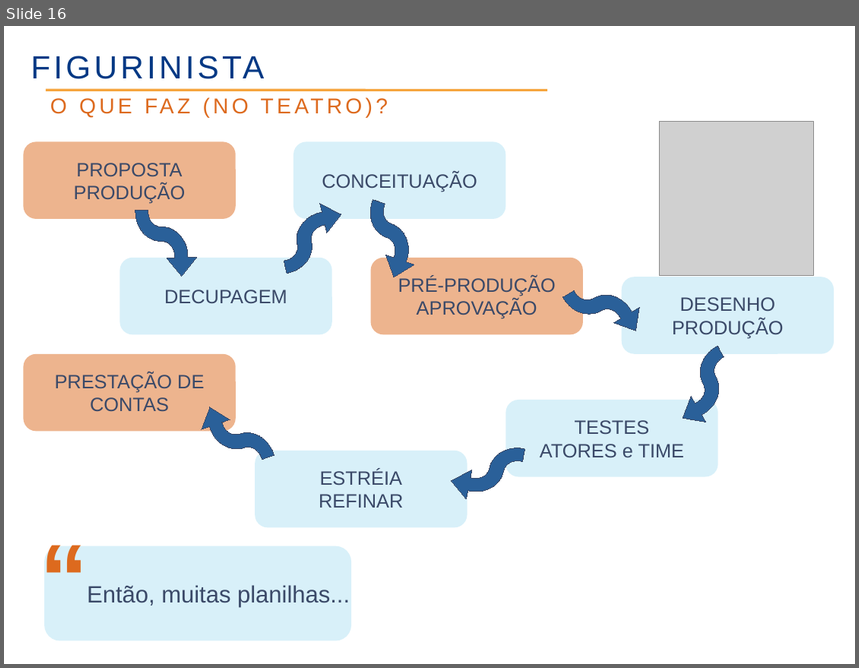
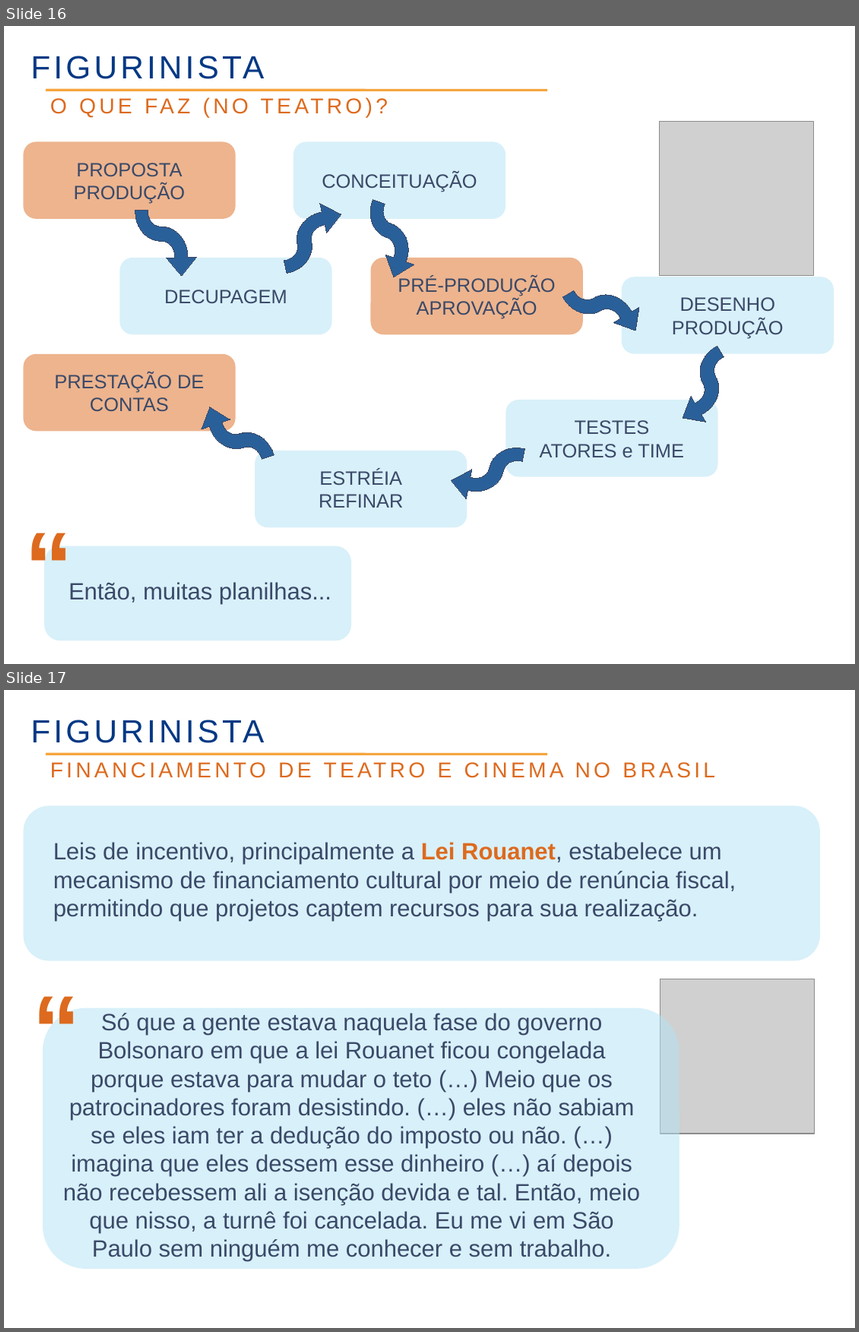
Before and after one commit to rzuquim/pos-rh, a slide deck: 02_abordagens_em_pot/seminario.odp. Shown one above the other, each under a label of ours: slide 16 before the commit, slides 16 and 17 after it. The pictures are 859x668 and 859x1332 pixels, drawn with LibreOffice and Linux fonts; fonts in the diff are those of the drawing; grey boxes stand for pictures; background and template pictures are left out. Boxes give left, top, right and bottom in pixels: in the first picture for what was removed or moved away, otherwise in the second. Text is boxed around its words. In the diff, an @@ line names an element or a change of style, - is before the commit and + after.

```diff
--- a/02_abordagens_em_pot/seminario.odp
+++ b/02_abordagens_em_pot/seminario.odp
@@ slide 17 added at <box>4,690,855,1328</box>, background picture (left out) @@
@@ text added at <box>31,720,264,743</box>, 30 pt, text #023884 @@
+FIGURINISTA
@@ line added from (46, 754) to (547, 754), #F6A53E 2.15 pt @@
@@ rounded rectangle added at <box>23,806,820,961</box>, fill #B3E3F4 at 50% opacity @@
@@ text added at <box>53,842,736,921</box>, 22 pt, text #3A4968 @@
+Leis de incentivo, principalmente a Lei Rouanet, estabelece um mecanismo de financiamento cultural por meio de renúncia fiscal, permitindo que projetos captem recursos para sua realização.
@@ text added at <box>213,871,572,1201</box>, 20 pt, text #DD6A1E @@
+FINANCIAMENTO DE TEATRO E CINEMA NO BRASIL
@@ text added at <box>25,964,88,1087</box>, 90 pt, text #DD6A1E, bold @@
+“
@@ picture added at <box>661,980,815,1134</box> @@
@@ rounded rectangle added at <box>43,1008,680,1269</box>, fill #B3E3F4 at 50% opacity @@
@@ text added at <box>63,1013,640,1262</box>, 22 pt, text #3A4968 @@
+Só que a gente estava naquela fase do governo Bolsonaro em que a lei Rouanet ficou congelada porque estava para mudar o teto (…) Meio que os patrocinadores foram desistindo. (…) eles não sabiam se eles iam ter a dedução do imposto ou não. (…) imagina que eles dessem esse dinheiro (…) aí depois não recebessem ali a isenção devida e tal. Então, meio que nisso, a turnê foi cancelada. Eu me vi em São Paulo sem ninguém me conhecer e sem trabalho.
@@ slide 16 changed as well @@
@@ text "“" rewrapped from <box>33,512,96,629</box> to <box>17,500,81,624</box> @@
@@ text "Então, muitas planilhas...": place and size @@
-text "Então, muitas planilhas..." at <box>87,585,350,608</box>
+text "Então, muitas planilhas..." at <box>69,582,332,605</box>
```
Also in this commit, not shown: 18 other slides changed, 19 other slides added, 5 slides removed, 7 other files.
